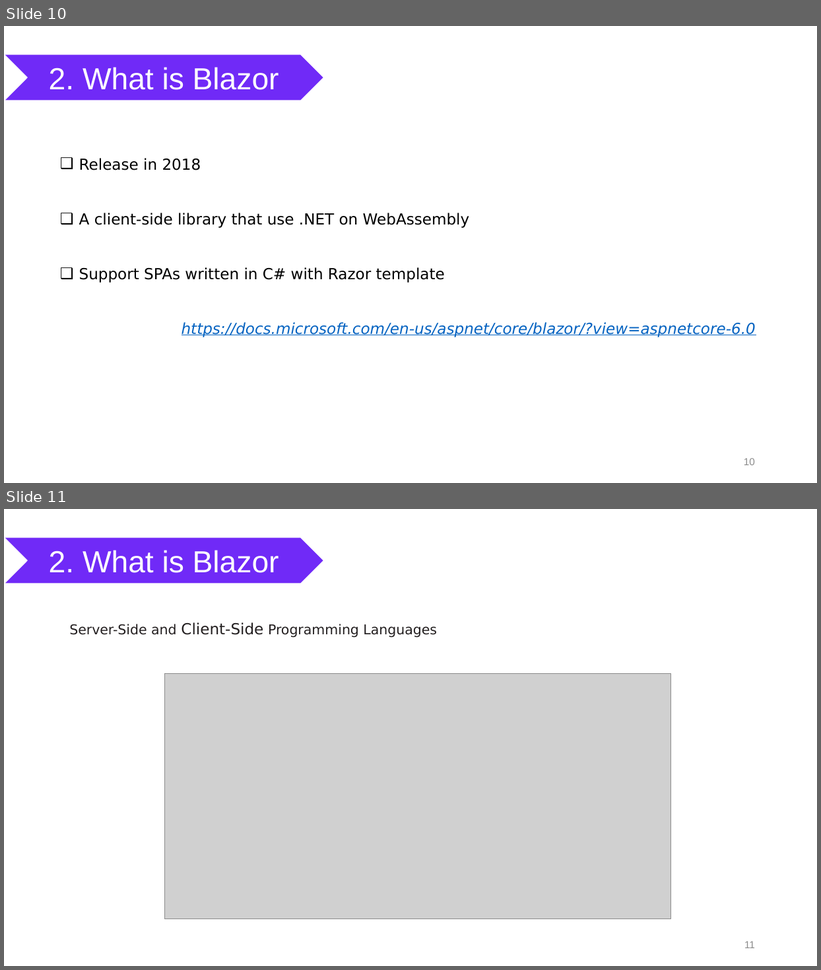
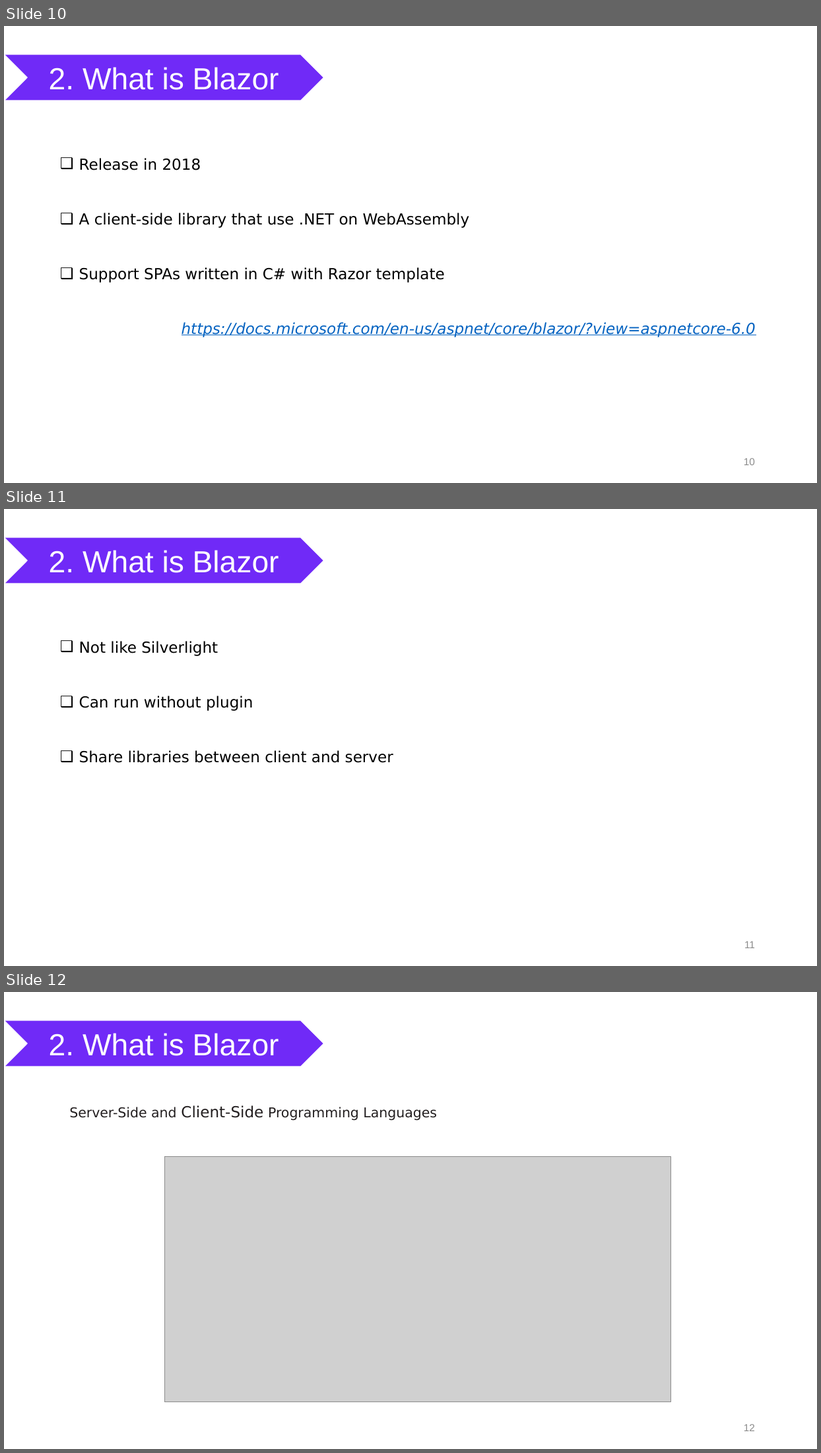
Before and after one commit to nguyenhoanthienit/blazor, a slide deck: Documents/seminar.pptx. Shown one above the other, each under a label of ours: slides 10 and 11 before the commit, slides 10, 11 and 12 after it. The pictures are 821x970 and 821x1453 pixels, drawn with LibreOffice and Linux fonts; fonts in the diff are those of the drawing; grey boxes stand for pictures. Boxes give left, top, right and bottom in pixels: in the first picture for what was removed or moved away, otherwise in the second. Text is boxed around its words. In the diff, an @@ line names an element or a change of style, - is before the commit and + after.

```diff
--- a/Documents/seminar.pptx
+++ b/Documents/seminar.pptx
@@ slide 11 added at [4, 509, 817, 966], background #FFFFFF @@
@@ chevron added at [4, 537, 324, 584], fill #702AF7, outline #FFFFFF 1 pt, 36 pt, text #FFFFFF @@
+2. What is Blazor
@@ text added at [79, 641, 393, 763], 18 pt, text #000000 @@
+❑ Not like Silverlight
+❑ Can run without plugin
+❑ Share libraries between client and server
@@ page number added at [745, 941, 755, 949], 12 pt, text #8C8C8C @@
+11
@@ what was slide 11 is now slide 12 @@
@@ page number at [744, 1424, 755, 1432]: text changed @@
-11
+12
```
Also in this commit, not shown: 2 slides changed, 3 other slides added, 6 other files.
